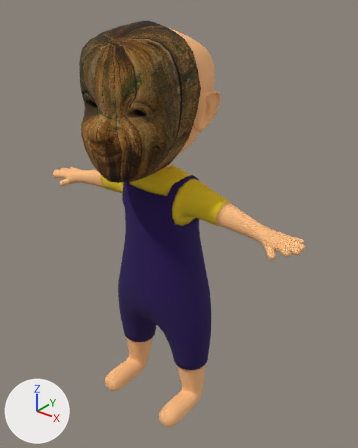
Before and after pictures for a commit that changed the FBX model Assets/Ita/DEVIL_CHILD.fbx.
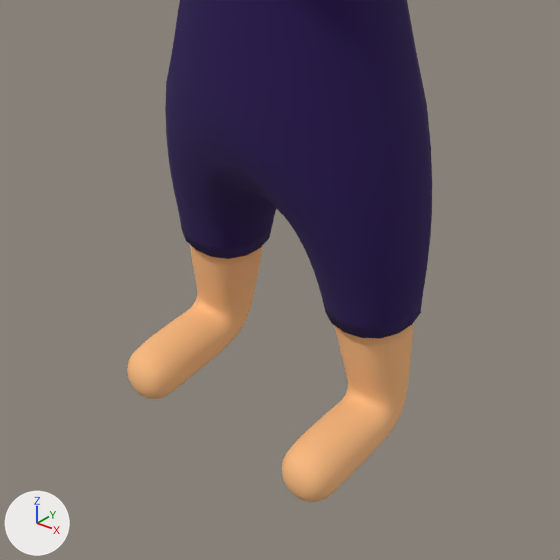
Old and new are each drawn whole from a 50 mm camera at (0.403, 8.447, 25.769) aimed at (-0.803, 9.954, 24.835) and again close up on the part from 17% to 72% of the width and 56% to 100% of the height. The lights are fixed; the arrows at lower left show +X, +Y and +Z. The older version's two pictures come first.

Script lines for the objects in view, before the commit:
```python
me_cube_007 = bpy.data.meshes.new('Cube.007')
me_cube_007.from_pydata(...)  # 7599 vertices, 7660 faces; spans x -1.55..-0.21, y 9.57..10.13, z 24.6..26.35
# faces by material slot: [4676, 970, 1080, 574, 360]
me_cube_007.materials.append(mat_pele)  # beige #ffbf82
me_cube_007.materials.append(mat_mascara)  # picture img_wood_texture_mold_02_png
me_cube_007.materials.append(mat_pure_black)  # black #000000
me_cube_007.materials.append(mat_macaquito)  # dark purple #290f56
me_cube_007.materials.append(mat_blusita)  # yellow #e7c41c
ob_head_001 = bpy.data.objects.new('head.001', me_cube_007)
ob_head_001.location = (0.0, 0.0, -0.705)
```
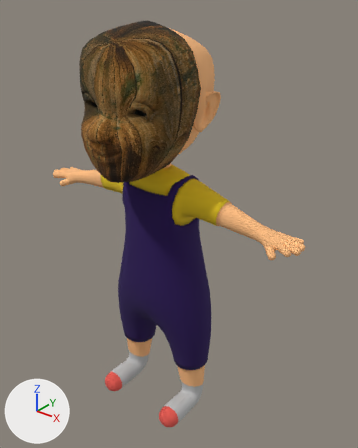
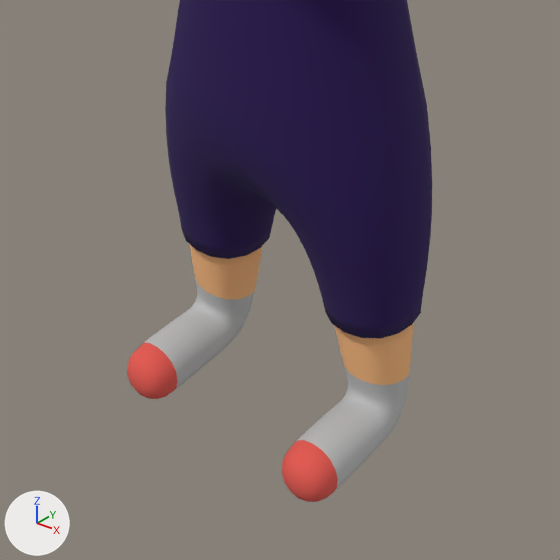
The newer file is also turned or shifted as a whole; pictures and numbers use the older file's frame.

Edits to the scene script, one JSON object a line:
```json
{"op": "add", "block": "mat_meia", "code": ["mat_meia = principled_material('meia')", "mat_meia.base_color = (0.521, 0.521, 0.521)  # light grey #bfbfbf", "mat_meia.roughness = 1.0"]}
{"op": "add", "block": "mat_detalhe_meia", "code": ["mat_detalhe_meia = principled_material('detalhe_meia')", "mat_detalhe_meia.base_color = (0.8, 0.104, 0.0821)  # red #e75b51", "mat_detalhe_meia.roughness = 1.0"]}
{"block": "me_cube_007", "where": "me_cube_007.from_pydata(...)  # 7599 vertices, 7660 faces; spans x -1.55..-0.21, y 9.57..10.13, z 24.6..26.35"}
{"block": "me_cube_007", "where": "# used by ob_head_001; location = (0.0, 0.0, -0.705)"}
{"block": "me_cube_007", "change": "me_cube_007 part 1: all 384 faces centred in x -1.11..-0.65, y 9.77..9.98, z 24.6..24.73 switch from mat_pele (beige #ffbf82) to mat_meia (light grey #bfbfbf)"}
{"block": "me_cube_007", "change": "me_cube_007 part 2: all 128 faces centred in x -1.11..-0.65, y 9.71..9.75, z 24.6..24.7 switch from mat_pele (beige #ffbf82) to mat_detalhe_meia (red #e75b51)"}
```

Pixel boxes (x1, y1, x2, y2) of what changed, in the close-ups (560 x 560 px):
```json
{"part": 1, "of": "me_cube_007", "change": "recoloured", "before": [144, 279, 409, 488], "after": [144, 279, 409, 488], "on screen": "beige to light grey"}
{"part": 2, "of": "me_cube_007", "change": "recoloured", "before": [127, 343, 338, 502], "after": [127, 343, 338, 502]}
```
